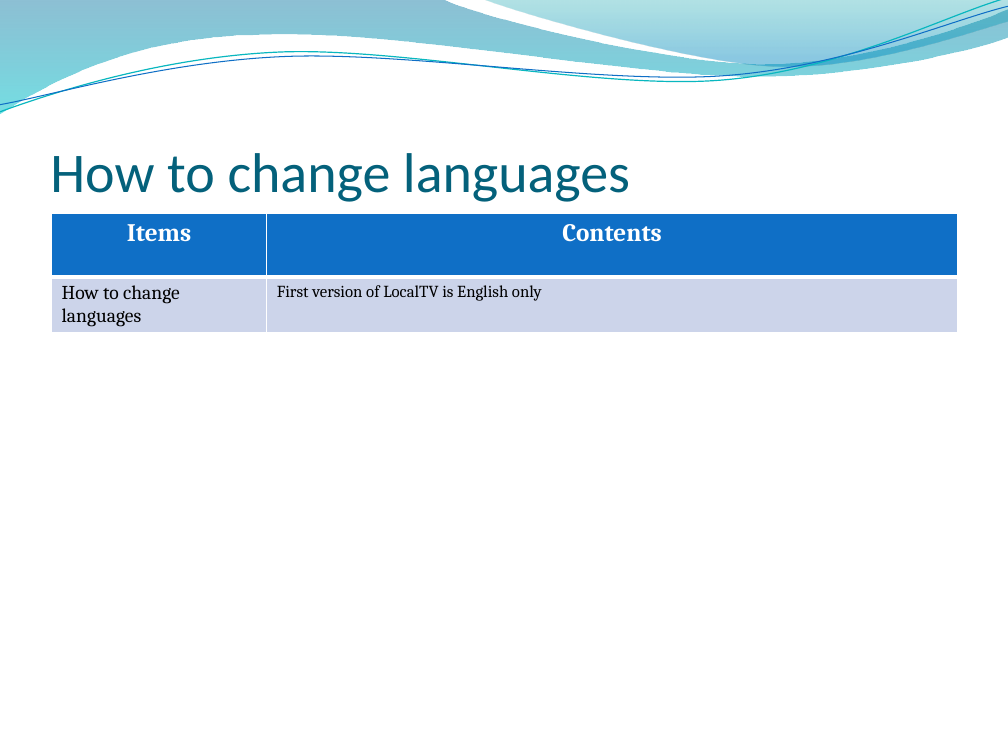
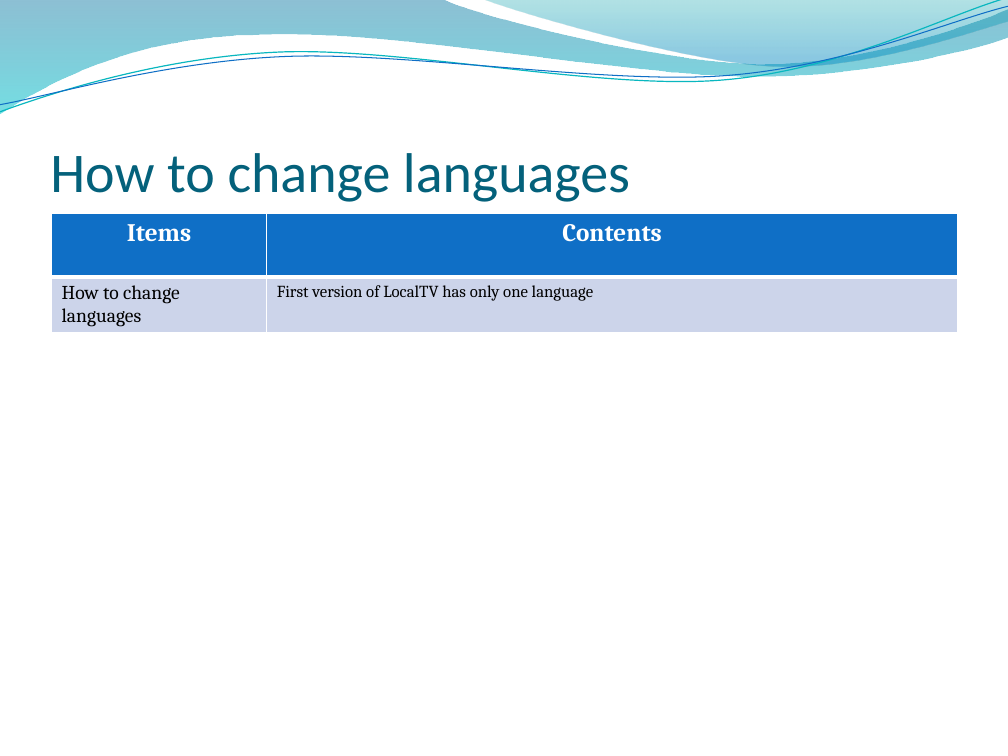
Before and after one commit to konir/LocalTV-SmartTV, a slide deck: slide 8 of doc/App_Description_LocalTV_eng_v.1.0.0.pptx. Drawn at 1008x756 pixels with LibreOffice and Linux fonts; fonts in the diff are those of the drawing; background and template pictures are left out. Boxes give left, top, right and bottom in pixels: in the first picture for what was removed or moved away, otherwise in the second. Text is boxed around its words. In the diff, an @@ line names an element or a change of style, - is before the commit and + after.

```diff
--- a/doc/App_Description_LocalTV_eng_v.1.0.0.pptx
+++ b/doc/App_Description_LocalTV_eng_v.1.0.0.pptx
@@ table at bbox=[51, 214, 957, 335] @@
-row 2, column 2: First version of LocalTV is English only
+row 2, column 2: First version of LocalTV has only one language
```
Also in this commit, not shown: 2 other slides changed, 18 other files.
